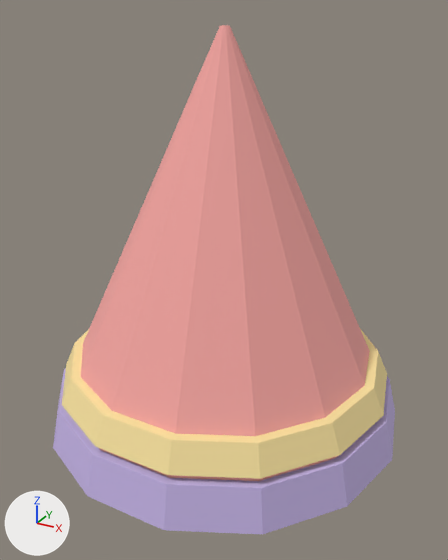
Two versions of the glTF model art/meshes/statues/gnome/Hat.glb, one commit apart.
Before and after are seen from a 50 mm lens placed at (1.63, -2.98, 2.08), pointed at (0.04, -0.08, 0.64). The lights are fixed; the arrows at lower left show +X, +Y and +Z. The picture after the commit comes second. Where no turn or scale is listed for an object, it has been applied to the vertices.

The older version as bpy lines, for what is in view:
```python
mat_material_0 = principled_material('Material_0')
mat_material_0.base_color = (0.565, 0.459, 0.796)  # purple #c6b4e7
mat_material_0.metallic = 0.01
mat_material_0.roughness = 0.78
mat_material_1 = principled_material('Material_1')
mat_material_1.base_color = (0.929, 0.384, 0.361)  # pink #f7a7a2
mat_material_1.metallic = 0.01
mat_material_1.roughness = 0.78
mat_material_2 = principled_material('Material_2')
mat_material_2.base_color = (0.965, 0.776, 0.353)  # yellow #fbe4a0
mat_material_2.metallic = 0.01
mat_material_2.roughness = 0.78
me_hat_brim = bpy.data.meshes.new('hat_brim')
me_hat_brim.from_pydata(...)  # a 14-sided cut cone along z (radius 1.1 at the low end, 1.04 at the high end) spanning x -1.1..1.1, y -1.07..1.07, z -0.3..-0.06
me_hat_brim.materials.append(mat_material_0)  # purple #c6b4e7
me_hat_point = bpy.data.meshes.new('hat_point')
me_hat_point.from_pydata(...)  # a 14-sided cut cone along z (radius 1.0 at the low end, 0.02 at the high end) spanning x -1.0..1.0, y -0.97..0.97, z -0.08..2.0
me_hat_point.materials.append(mat_material_1)  # pink #f7a7a2
me_hat_trim = bpy.data.meshes.new('hat_trim')
me_hat_trim.from_pydata(...)  # a 14-sided cut cone along z (radius 1.02 at the low end, 0.95 at the high end) spanning x -1.02..1.02, y -0.99..0.99, z -0.02..0.14
me_hat_trim.materials.append(mat_material_2)  # yellow #fbe4a0
ob_hat_brim = bpy.data.objects.new('hat_brim', me_hat_brim)
ob_hat_brim.location = (0.0, 0.0, 0.0)
ob_hat_point = bpy.data.objects.new('hat_point', me_hat_point)
ob_hat_point.location = (0.0, 0.0, 0.0)
ob_hat_trim = bpy.data.objects.new('hat_trim', me_hat_trim)
ob_hat_trim.location = (0.0, 0.0, 0.0)
```
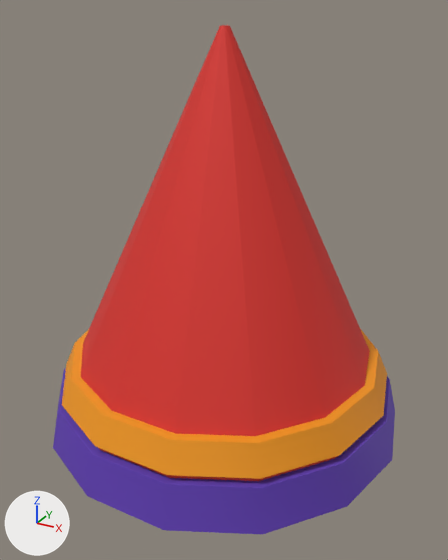
Pixel boxes [x1, y1, x2, y2] of what changed, in the pictures (448 x 560 px):
'hat_point', recoloured (pink to red)
    both: [81, 25, 370, 481]
'hat_brim', recoloured (darker)
    both: [53, 368, 395, 534]
'hat_trim', recoloured (yellow to orange)
    both: [62, 329, 387, 479]

Edits to the bpy script that builds the scene:
```text
Change mat_material_0:
    mat_material_0.base_color: (0.565, 0.459, 0.796) -> (0.126, 0.0509, 0.477)  # purple #c6b4e7 -> purple #6340b8
Change mat_material_1:
    mat_material_1.base_color: (0.929, 0.384, 0.361) -> (0.711, 0.0331, 0.0245)  # pink #f7a7a2 -> red #db332b
Change mat_material_2:
    mat_material_2.base_color: (0.965, 0.776, 0.353) -> (0.911, 0.33, 0.01)  # yellow #fbe4a0 -> orange #f59b19
```
